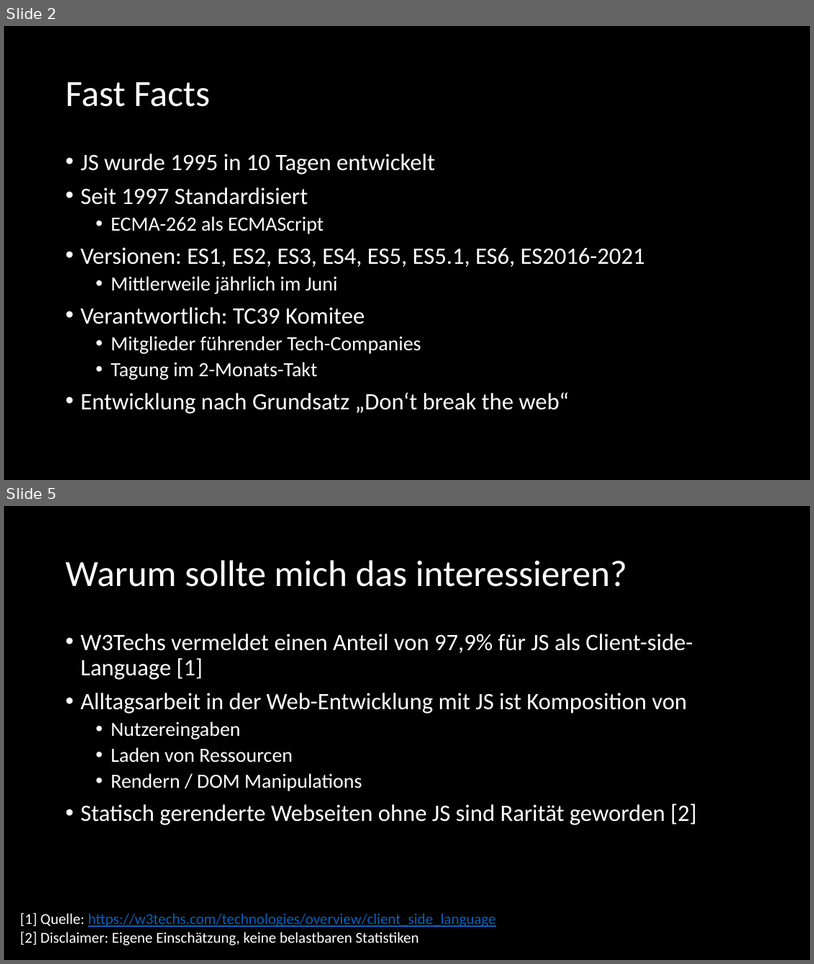
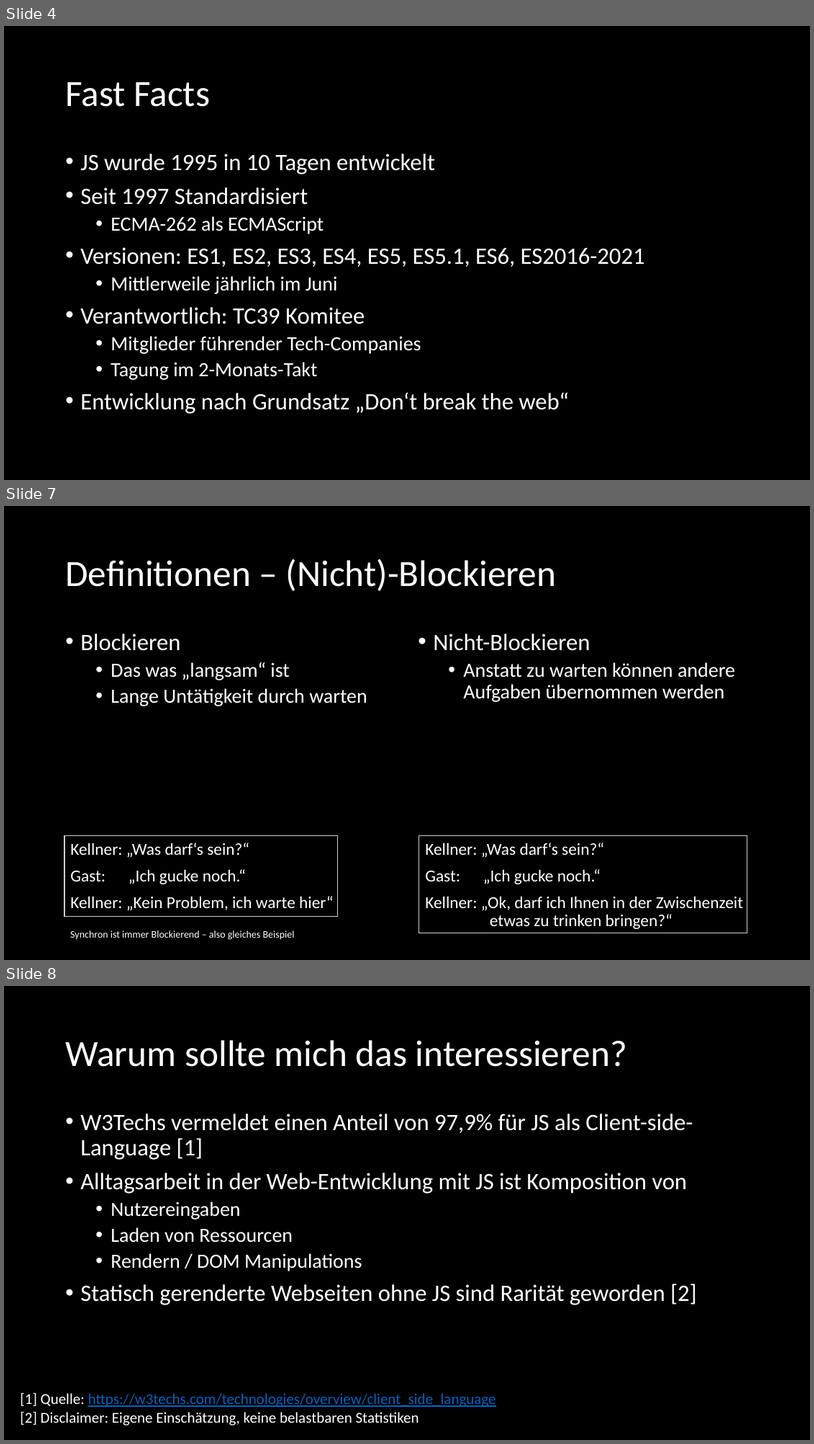
Before and after one commit to twobiers/webtech-workshop-js-async, a slide deck: slides/Presentation.pptx. Shown one above the other, each under a label of ours: slides 2 and 5 before the commit, slides 4, 7 and 8 after it; the slides between them are not shown. The pictures are 814x964 and 814x1444 pixels, drawn with LibreOffice and Linux fonts; fonts in the diff are those of the drawing. Boxes give left, top, right and bottom in pixels: in the first picture for what was removed or moved away, otherwise in the second. Text is boxed around its words. In the diff, an @@ line names an element or a change of style, - is before the commit and + after.

```diff
--- a/slides/Presentation.pptx
+++ b/slides/Presentation.pptx
@@ slide 7 added at box(4, 506, 810, 960), background #000000 @@
@@ title added at box(65, 559, 557, 591), 44 pt, text #FFFFFF @@
+Definitionen – (Nicht)-Blockieren
@@ text added at box(80, 633, 368, 706), 24 pt, text #FFFFFF @@
+• Blockieren
+  • Das was „langsam“ ist
+  • Lange Untätigkeit durch warten
@@ text added at box(433, 633, 736, 702), 24 pt, text #FFFFFF @@
+• Nicht-Blockieren
+  • Anstatt zu warten können andere Aufgaben übernommen werden
@@ rectangle added at box(64, 835, 338, 916), outline #D0CECE 1 pt @@
@@ text added at box(70, 842, 333, 911), 20 pt, text #FFFFFF @@
+Kellner: „Was darf‘s sein?“
+Gast: „Ich gucke noch.“
+Kellner: „Kein Problem, ich warte hier“
@@ rectangle added at box(419, 835, 748, 932), outline #D0CECE 1 pt @@
@@ text added at box(425, 842, 743, 929), 20 pt, text #FFFFFF @@
+Kellner: „Was darf‘s sein?“
+Gast: „Ich gucke noch.“
+Kellner: „Ok, darf ich Ihnen in der Zwischenzeit
+etwas zu trinken bringen?“
@@ text added at box(70, 930, 295, 939), 12 pt, text #FFFFFF @@
+Synchron ist immer Blockierend – also gleiches Beispiel
@@ what was slide 2 is now slide 4 @@
@@ what was slide 5 is now slide 8 @@
```
Also in this commit, not shown: 6 slides changed, 11 other slides added, 6 other files.
